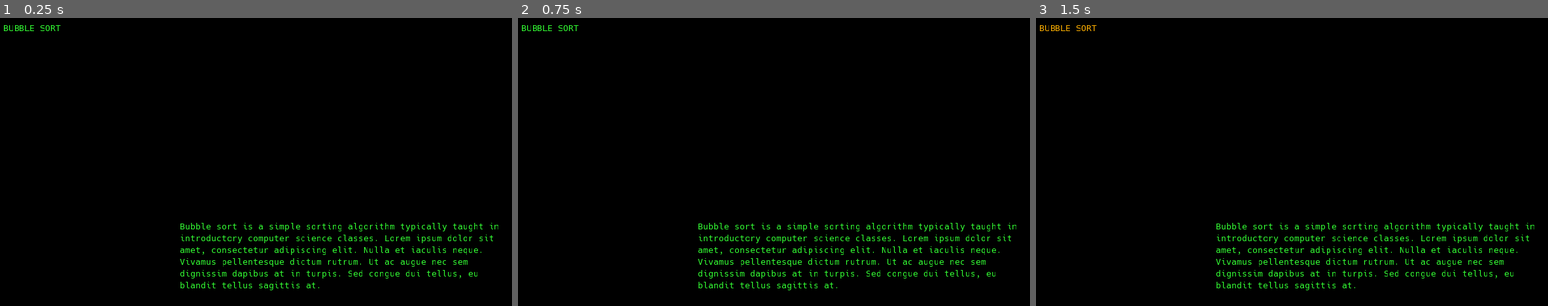
Above: before the commit, frames 1-3 (left to right).
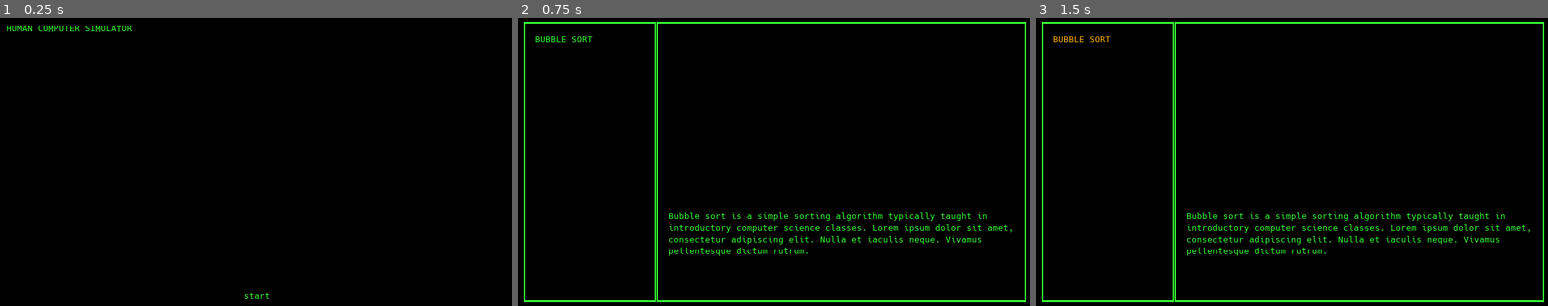
Above: after the commit, the same moments.

Repository: danielzting/algorithm-simulator
Game: Godot game, scene res://MainMenu.tscn
Same seed, same stepped clock (60 frames per second), same inputs: the game is played once before the commit and once after it. Before the commit the project starts from res://LevelSelect.tscn.
Inputs (mouse positions are in pixels of both pictures, inside the frame that each line leads up to):
- Up to frame 1 (0.25 s): no input
- Up to frame 2 (0.75 s): click (774, 294) at 0.5 s, where only the run after the commit has a clickable "start"
- Up to frame 3 (1.5 s): click "BUBBLE SORT" at 1.25 s

The runs differ from the first frame. In frame 1, 2.4% of the frame differs, in the area x 0-98%, y 2-98%; in frame 2, 5.9%; in frame 3, 5.9%, in the area x 0-100%, y 1-99%.

Commit message:
feat: add borders around GUI elements
Added a thin green rectangular border around some GUI elements as eye
candy.

Diff:
--- /dev/null
+++ b/BorderRect.gd
@@ -0,0 +1,10 @@
+extends MarginContainer
+
+var GREEN = Color(0.2, 1, 0.2)
+var WIDTH = 5
+
+func _ready():
+	pass
+
+func _draw():
+	draw_rect(Rect2(Vector2(), rect_size), GREEN, false, WIDTH)
--- a/LevelSelect.gd
+++ b/LevelSelect.gd
@@ -8,5 +8,5 @@
 		var button = Button.new()
 		button.text = level.name
 		button.align = Button.ALIGN_LEFT
-		$Tree.add_child(button)
-		$VBoxContainer/Info.text = level.documentation
+		$LevelsBorder/Levels.add_child(button)
+		$PreviewBorder/Preview/Info.text = level.documentation
--- a/LevelSelect.tscn
+++ b/LevelSelect.tscn
@@ -1,46 +1,63 @@
-[gd_scene load_steps=3 format=2]
+[gd_scene load_steps=4 format=2]
 
 [ext_resource path="res://LevelSelect.gd" type="Script" id=1]
 [ext_resource path="res://theme.theme" type="Theme" id=2]
+[ext_resource path="res://BorderRect.gd" type="Script" id=3]
 
 [node name="Viewport" type="MarginContainer"]
 anchor_right = 1.0
 anchor_bottom = 1.0
 theme = ExtResource( 2 )
-custom_constants/margin_right = 50
+custom_constants/margin_right = 40
 custom_constants/margin_top = 30
-custom_constants/margin_left = 30
-custom_constants/margin_bottom = 50
+custom_constants/margin_left = 40
+custom_constants/margin_bottom = 30
 __meta__ = {
 "_edit_use_anchors_": false
 }
 
 [node name="LevelSelect" type="HBoxContainer" parent="."]
-margin_left = 30.0
+margin_left = 40.0
 margin_top = 30.0
-margin_right = 1870.0
-margin_bottom = 1030.0
+margin_right = 1880.0
+margin_bottom = 1050.0
+theme = ExtResource( 2 )
 script = ExtResource( 1 )
 
-[node name="Tree" type="VBoxContainer" parent="LevelSelect"]
-margin_right = 640.0
-margin_bottom = 1000.0
-rect_min_size = Vector2( 640, 0 )
+[node name="LevelsBorder" type="MarginContainer" parent="LevelSelect"]
+margin_right = 480.0
+margin_bottom = 1020.0
+rect_min_size = Vector2( 480, 0 )
+script = ExtResource( 3 )
 
-[node name="VBoxContainer" type="VBoxContainer" parent="LevelSelect"]
-margin_left = 648.0
+[node name="Levels" type="VBoxContainer" parent="LevelSelect/LevelsBorder"]
+margin_left = 40.0
+margin_top = 40.0
+margin_right = 440.0
+margin_bottom = 980.0
+
+[node name="PreviewBorder" type="MarginContainer" parent="LevelSelect"]
+margin_left = 488.0
 margin_right = 1840.0
-margin_bottom = 1000.0
+margin_bottom = 1020.0
+size_flags_horizontal = 3
+script = ExtResource( 3 )
+
+[node name="Preview" type="VBoxContainer" parent="LevelSelect/PreviewBorder"]
+margin_left = 40.0
+margin_top = 40.0
+margin_right = 1312.0
+margin_bottom = 980.0
 size_flags_horizontal = 3
 
-[node name="Display" type="Control" parent="LevelSelect/VBoxContainer"]
-margin_right = 1192.0
-margin_bottom = 720.0
-rect_min_size = Vector2( 0, 720 )
+[node name="Display" type="Control" parent="LevelSelect/PreviewBorder/Preview"]
+margin_right = 1272.0
+margin_bottom = 640.0
+rect_min_size = Vector2( 0, 640 )
 
-[node name="Info" type="Label" parent="LevelSelect/VBoxContainer"]
-margin_top = 728.0
-margin_right = 1192.0
-margin_bottom = 766.0
+[node name="Info" type="Label" parent="LevelSelect/PreviewBorder/Preview"]
+margin_top = 648.0
+margin_right = 1272.0
+margin_bottom = 686.0
 size_flags_horizontal = 3
 autowrap = true
--- a/MainMenu.tscn
+++ b/MainMenu.tscn
@@ -11,37 +11,37 @@
 anchor_right = 1.00071
 anchor_bottom = 1.00126
 theme = ExtResource( 2 )
-custom_constants/margin_right = 50
+custom_constants/margin_right = 40
 custom_constants/margin_top = 30
-custom_constants/margin_left = 50
+custom_constants/margin_left = 40
 custom_constants/margin_bottom = 30
 __meta__ = {
 "_edit_use_anchors_": false
 }
 
 [node name="MainMenu" type="VBoxContainer" parent="."]
-margin_left = 50.0
+margin_left = 40.0
 margin_top = 30.0
-margin_right = 1869.0
+margin_right = 1879.0
 margin_bottom = 1049.0
 script = ExtResource( 1 )
 
 [node name="Title" type="Label" parent="MainMenu"]
-margin_right = 1819.0
+margin_right = 1839.0
 margin_bottom = 38.0
 text = "Human Computer Simulator"
 uppercase = true
 
 [node name="Display" type="Control" parent="MainMenu"]
 margin_top = 46.0
-margin_right = 1819.0
+margin_right = 1839.0
 margin_bottom = 973.0
 size_flags_vertical = 3
 
 [node name="StartButton" type="Button" parent="MainMenu"]
-margin_left = 862.0
+margin_left = 872.0
 margin_top = 981.0
-margin_right = 957.0
+margin_right = 967.0
 margin_bottom = 1019.0
 size_flags_horizontal = 4
 custom_styles/focus = SubResource( 1 )
--- a/levels.json
+++ b/levels.json
@@ -1,6 +1,6 @@
 [
 	{
 		"name": "BUBBLE SORT",
-		"documentation": "Bubble sort is a simple sorting algorith …(137 unchanged characters)… que. Vivamus pellentesque dictum rutrum. Ut ac augue nec sem dignissim dapibus at in turpis. Sed congue dui tellus, eu blandit tellus sagittis at."
+		"documentation": "Bubble sort is a simple sorting algorith …(137 unchanged characters)… que. Vivamus pellentesque dictum rutrum."
 	}
 ]
--- a/project.godot
+++ b/project.godot
@@ -16,7 +16,7 @@
 [application]
 
 config/name="Human Computer Simulator"
-run/main_scene="res://LevelSelect.tscn"
+run/main_scene="res://MainMenu.tscn"
 run/low_processor_mode=true
 boot_splash/image="res://splash.png"
 
Binary file changed: theme.theme
